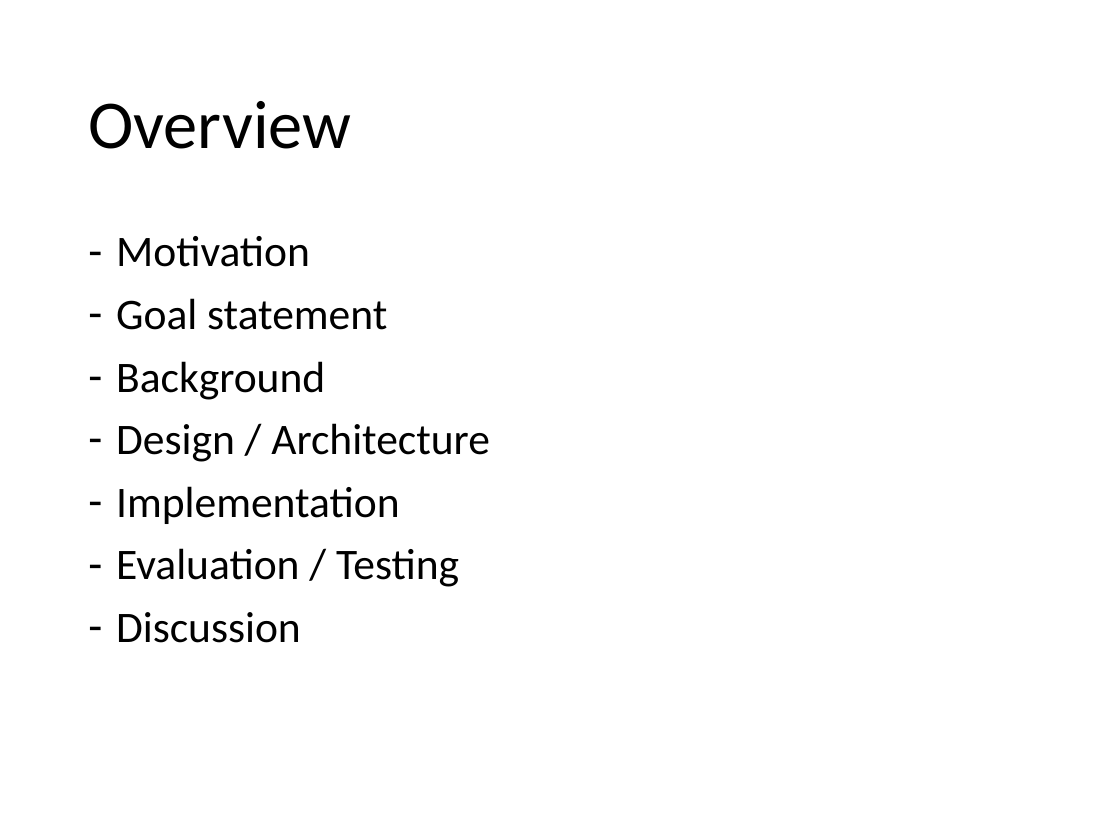
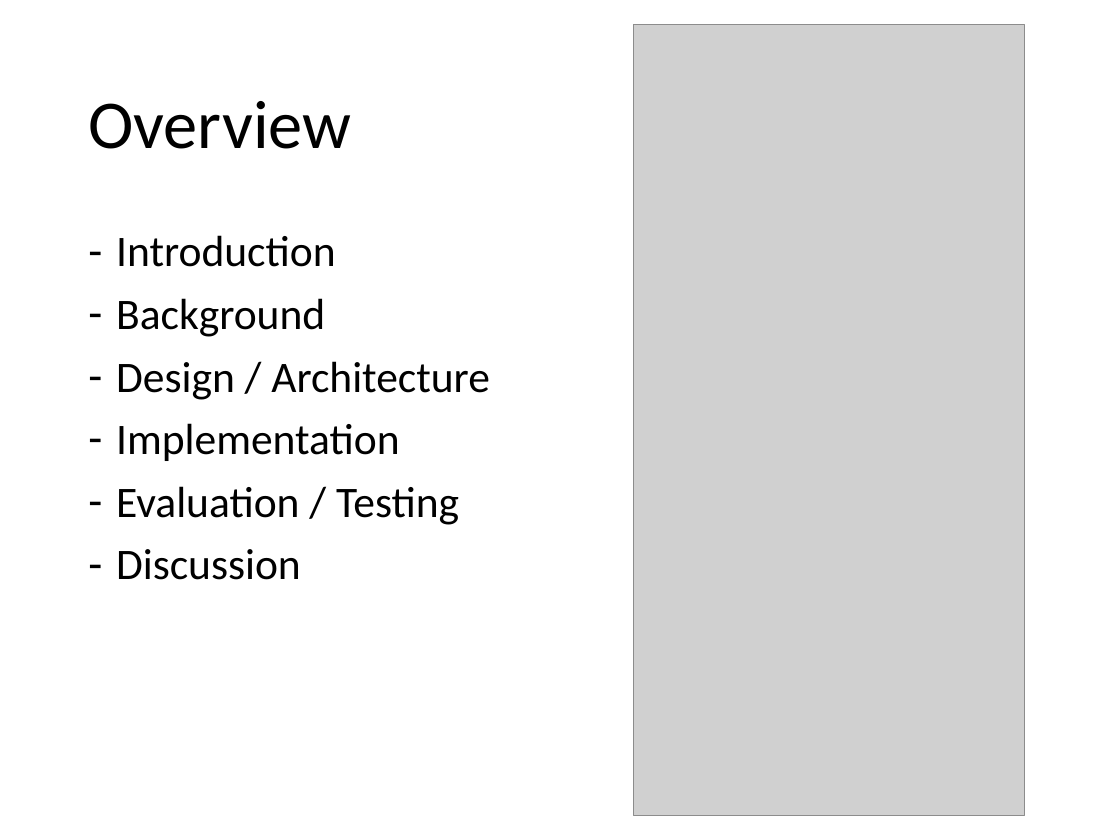
Before and after one commit to MSE-MobOP/Ski-Compass, a slide deck: slide 2 of Documents/Presentation/Presentation.pptx. Drawn at 1120x840 pixels with LibreOffice and Linux fonts; fonts in the diff are those of the drawing; grey boxes stand for pictures. Boxes give left, top, right and bottom in pixels: in the first picture for what was removed or moved away, otherwise in the second. Text is boxed around its words. In the diff, an @@ line names an element or a change of style, - is before the commit and + after.

```diff
--- a/Documents/Presentation/Presentation.pptx
+++ b/Documents/Presentation/Presentation.pptx
@@ picture added at (x1=634, y1=25, x2=1025, y2=815) @@
@@ text at (x1=116, y1=235, x2=335, y2=267): text changed @@
-– Motivation
-– Goal statement
+– Introduction
```
Also in this commit, not shown: 2 other slides changed, 4 slides added, 5 slides removed.
